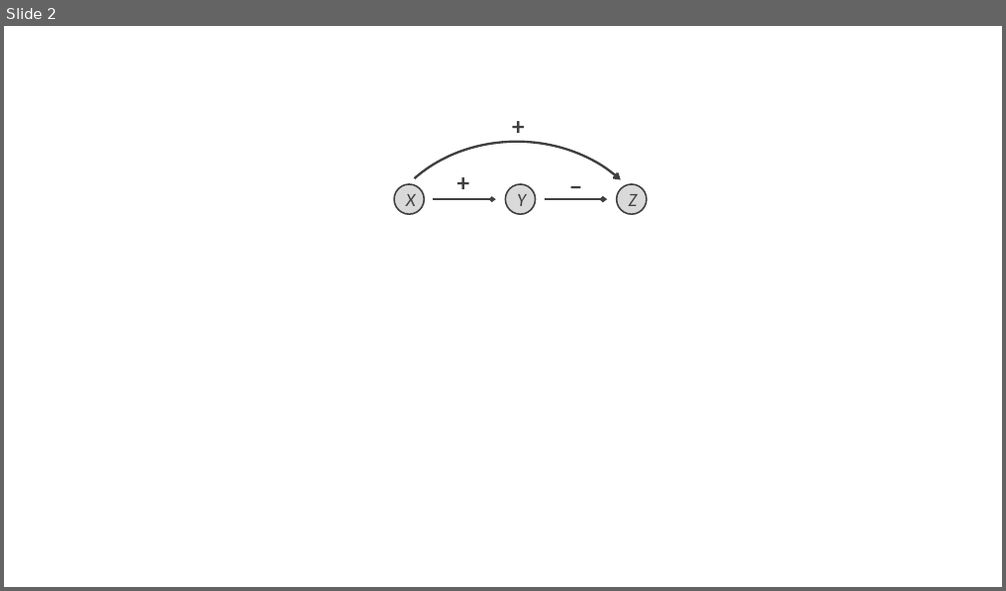
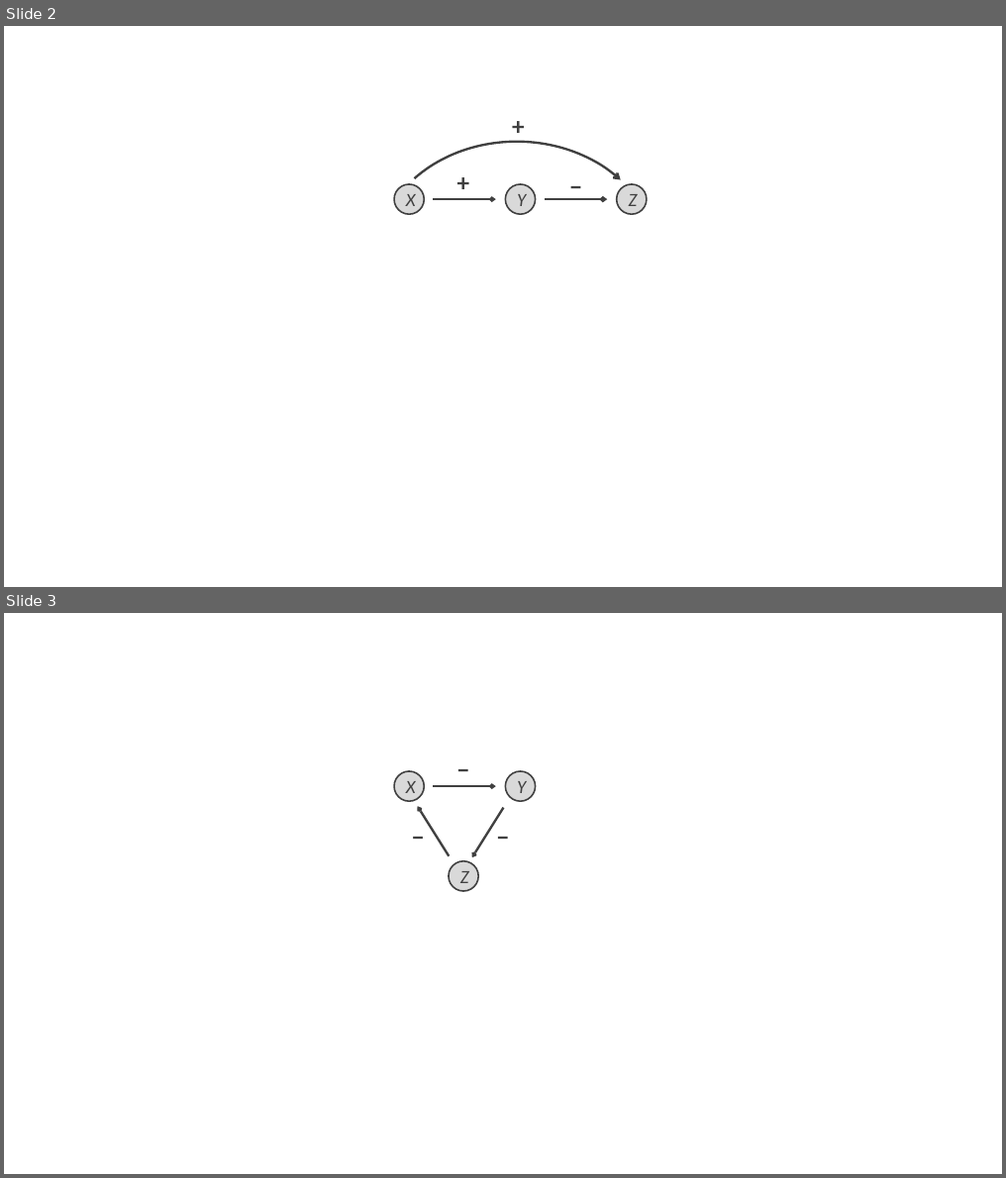
Before and after one commit to PurpleAvatar/multiscale_biological_modeling, a slide deck: figures/MMBS Figures.pptx. Shown one above the other, each under a label of ours: slide 2 before the commit, slides 2 and 3 after it. The pictures are 1006x591 and 1006x1178 pixels, drawn with LibreOffice and Linux fonts; fonts in the diff are those of the drawing. Boxes give left, top, right and bottom in pixels: in the first picture for what was removed or moved away, otherwise in the second. Text is boxed around its words. In the diff, an @@ line names an element or a change of style, - is before the commit and + after.

```diff
--- a/figures/MMBS Figures.pptx
+++ b/figures/MMBS Figures.pptx
@@ slide 3 added at [4,613,1002,1174], background #FFFFFF @@
@@ text added at [448,751,478,788], 24 pt, text #404040, bold @@
+−
@@ ellipse added at [394,771,424,802], fill #D9D9D9, outline #404040 1.5 pt, 18 pt, text #404040, italic @@
+X
@@ arrow added from (433, 786) to (496, 786), #404040 2.25 pt @@
@@ ellipse added at [506,771,536,802], fill #D9D9D9, outline #404040 1.5 pt, 18 pt, text #404040, italic @@
+Y
@@ text added at [403,817,434,855], 24 pt, text #404040, bold @@
+−
@@ arrow added from (449, 857) to (417, 806), #404040 2.25 pt @@
@@ arrow added from (503, 808) to (472, 858), #404040 2.25 pt @@
@@ text added at [487,817,519,855], 24 pt, text #404040, bold @@
+−
@@ ellipse added at [449,861,478,891], fill #D9D9D9, outline #404040 1.5 pt, 18 pt, text #404040, italic @@
+Z
```
Also in this commit, not shown: 2 other files.
